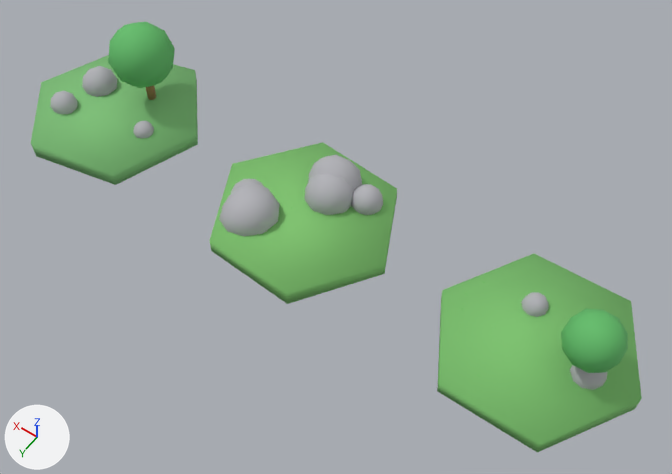
A saved change to the Blender file blenderpython/generate_grassland.blend.
Both versions are drawn from a 50 mm camera at (-0.55, 2.33, 3.65) aimed at (1.07, 0.06, 0.08). The axes (+X, +Y, +Z) are drawn at lower left. The lights are the same throughout.

Before the edit, the objects in view are built like this:
```python
ob_grassland_tile_1_006 = bpy.data.objects.new('grassland_tile_1.006', me_cylinder_057)
ob_grassland_tile_1_006.location = (1.3, 0.0, 0.0)
ob_grassland_tile_1_006.rotation_euler = (0.0, 0.0, 5.695)  # degrees (0, 0, 326)
ob_grassland_tile_2_006 = bpy.data.objects.new('grassland_tile_2.006', me_cylinder_058)
ob_grassland_tile_2_006.location = (2.6, 0.0, 0.0)
ob_grassland_tile_2_006.rotation_euler = (0.0, 0.0, 2.817)  # degrees (0, 0, 161)
ob_rock_icosphere_062 = bpy.data.objects.new('rock_Icosphere.062', me_icosphere_135)
ob_rock_icosphere_062.location = (1.592, 0.086, 0.05)
ob_rock_icosphere_063 = bpy.data.objects.new('rock_Icosphere.063', me_icosphere_136)
ob_rock_icosphere_063.location = (1.283, -0.162, 0.05)
ob_rock_icosphere_064 = bpy.data.objects.new('rock_Icosphere.064', me_icosphere_137)
ob_rock_icosphere_064.location = (1.319, -0.249, 0.05)
ob_rock_icosphere_065 = bpy.data.objects.new('rock_Icosphere.065', me_icosphere_138)
ob_rock_icosphere_065.location = (1.545, 0.178, 0.05)
ob_rock_icosphere_066 = bpy.data.objects.new('rock_Icosphere.066', me_icosphere_139)
ob_rock_icosphere_066.location = (1.09, -0.246, 0.05)
ob_rock_icosphere_067 = bpy.data.objects.new('rock_Icosphere.067', me_icosphere_140)
ob_rock_icosphere_067.location = (2.809, -0.076, 0.05)
ob_tree_crown_icosphere_012 = bpy.data.objects.new('tree_crown_Icosphere.012', me_icosphere_134)
ob_tree_crown_icosphere_012.location = (-0.236, 0.007, 0.284)
# also in view: 'tree_crown_Icosphere.013' at (2.5, -0.17, 0.35); 'grassland_tile_0.006' at (0.0, 0.0, 0.01)
```
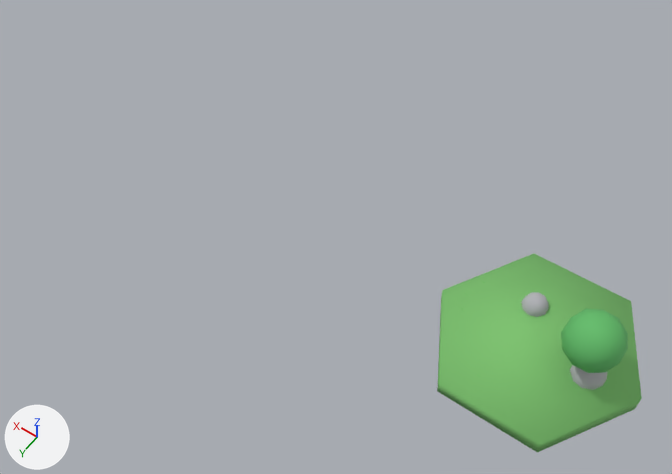
Changed parts and their boxes [x1, y1, x2, y2] in the pictures (672 x 474 px):
'grassland_tile_1.006', deleted (green): before [209, 142, 397, 304]
'grassland_tile_2.006', deleted (green): before [31, 55, 198, 185]
'tree_crown_Icosphere.013', deleted (green): before [108, 22, 175, 88]
'rock_Icosphere.065', deleted: before [219, 183, 279, 236]
'rock_Icosphere.063', deleted: before [305, 174, 354, 215]
'rock_Icosphere.064', deleted: before [308, 155, 362, 190]
'rock_Icosphere.067', deleted: before [82, 66, 118, 97]
'rock_Icosphere.066', deleted: before [351, 184, 383, 215]
'rock_Icosphere.068', deleted: before [51, 91, 77, 115]
'rock_Icosphere.069', deleted: before [133, 121, 154, 139]
'rock_Icosphere.062', deleted: before [231, 179, 263, 194]
'tree_trunk_Cylinder.013', deleted: before [146, 85, 156, 100]

What the commit changed:
Object 'grassland_tile_1.006' (ob_grassland_tile_1_006) is deleted.
Object 'rock_Icosphere.062' (ob_rock_icosphere_062) is deleted.
Object 'rock_Icosphere.063' (ob_rock_icosphere_063) is deleted.
Object 'rock_Icosphere.064' (ob_rock_icosphere_064) is deleted.
Object 'rock_Icosphere.065' (ob_rock_icosphere_065) is deleted.
Object 'rock_Icosphere.066' (ob_rock_icosphere_066) is deleted.
Object 'grassland_tile_2.006' (ob_grassland_tile_2_006) is deleted.
Object 'rock_Icosphere.067' (ob_rock_icosphere_067) is deleted.
Object 'rock_Icosphere.068' (ob_rock_icosphere_068) is deleted.
Object 'rock_Icosphere.069' (ob_rock_icosphere_069) is deleted.
Object 'tree_trunk_Cylinder.013' (ob_tree_trunk_cylinder_013) is deleted.
Object 'tree_crown_Icosphere.013' (ob_tree_crown_icosphere_013) is deleted.
